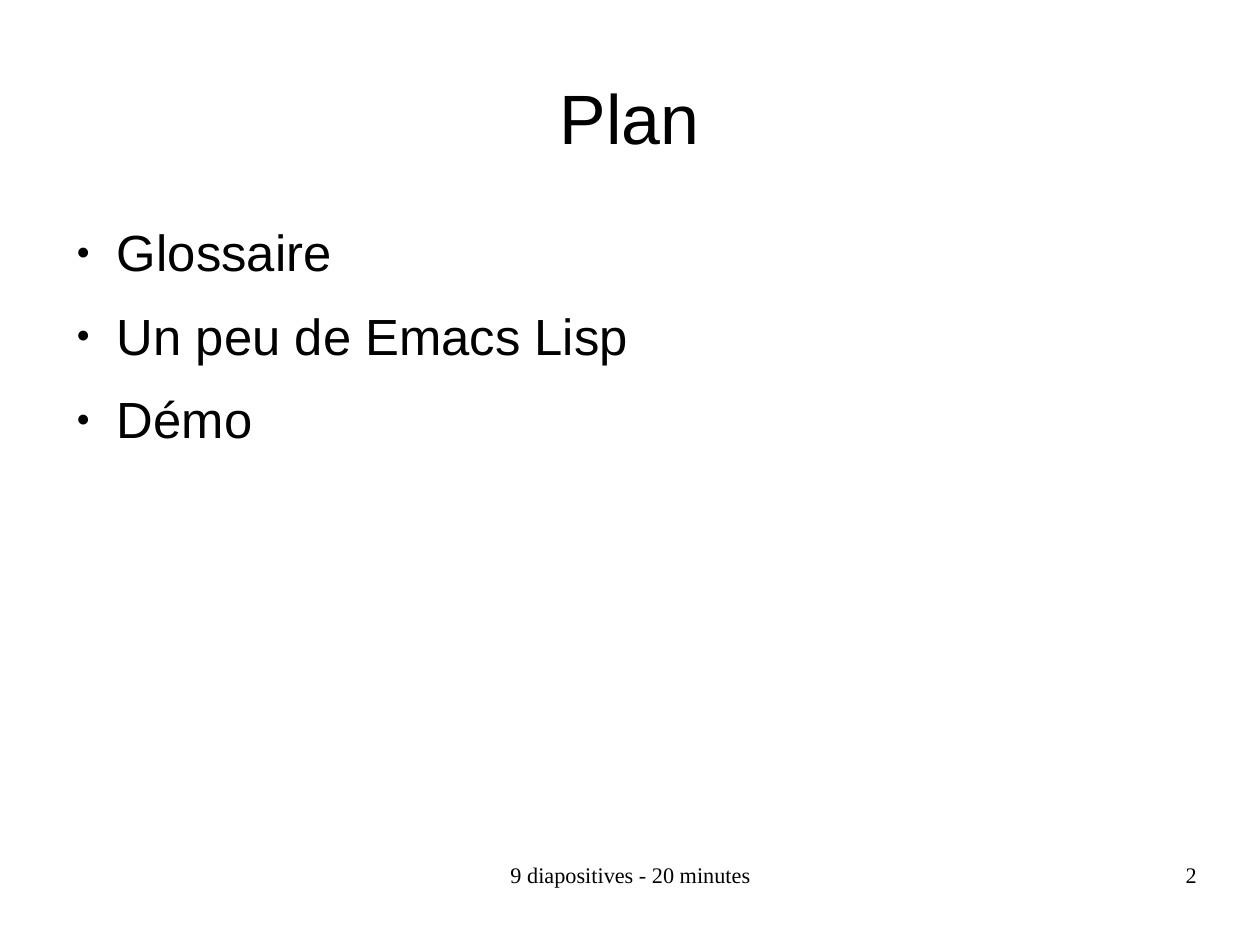
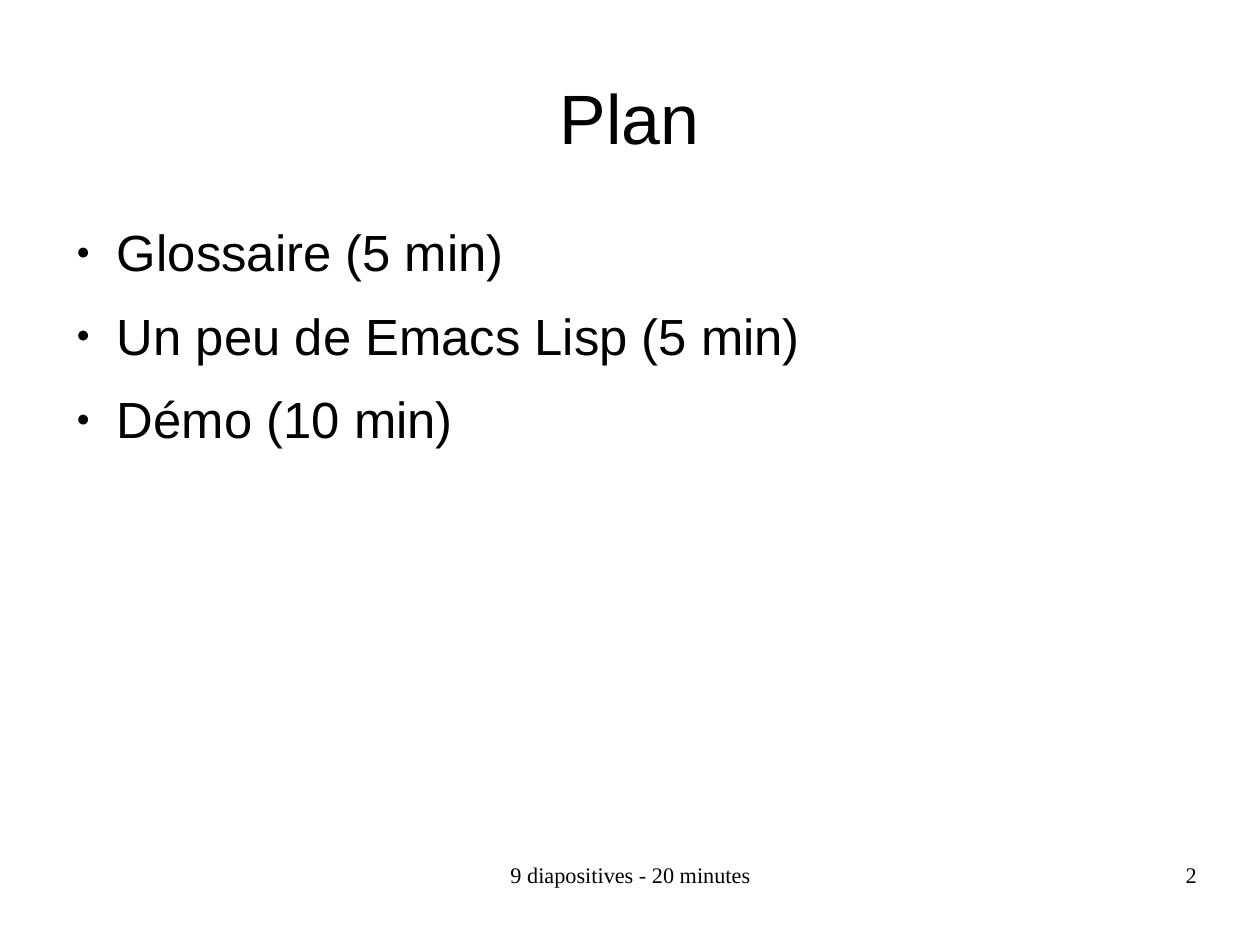
Before and after one commit to sebhtml/opencode.ca, a slide deck: slide 2 of 2016-03-29-XXIX/opencode-2016-03-29-sebhtml-dynamic-programming-lisp.odp. Drawn at 1260x945 pixels with LibreOffice and Linux fonts; fonts in the diff are those of the drawing. Boxes give left, top, right and bottom in pixels: in the first picture for what was removed or moved away, otherwise in the second. Text is boxed around its words. In the diff, an @@ line names an element or a change of style, - is before the commit and + after.

Commit message:
update presentation

```diff
--- a/2016-03-29-XXIX/opencode-2016-03-29-sebhtml-dynamic-programming-lisp.odp
+++ b/2016-03-29-XXIX/opencode-2016-03-29-sebhtml-dynamic-programming-lisp.odp
@@ text at (117, 234, 800, 449): text changed @@
-● Glossaire
-● Un peu de Emacs Lisp
-● Démo
+● Glossaire (5 min)
+● Un peu de Emacs Lisp (5 min)
+● Démo (10 min)
```
Also in this commit, not shown: 3 other slides changed, 2 slides added, 2 other files.
